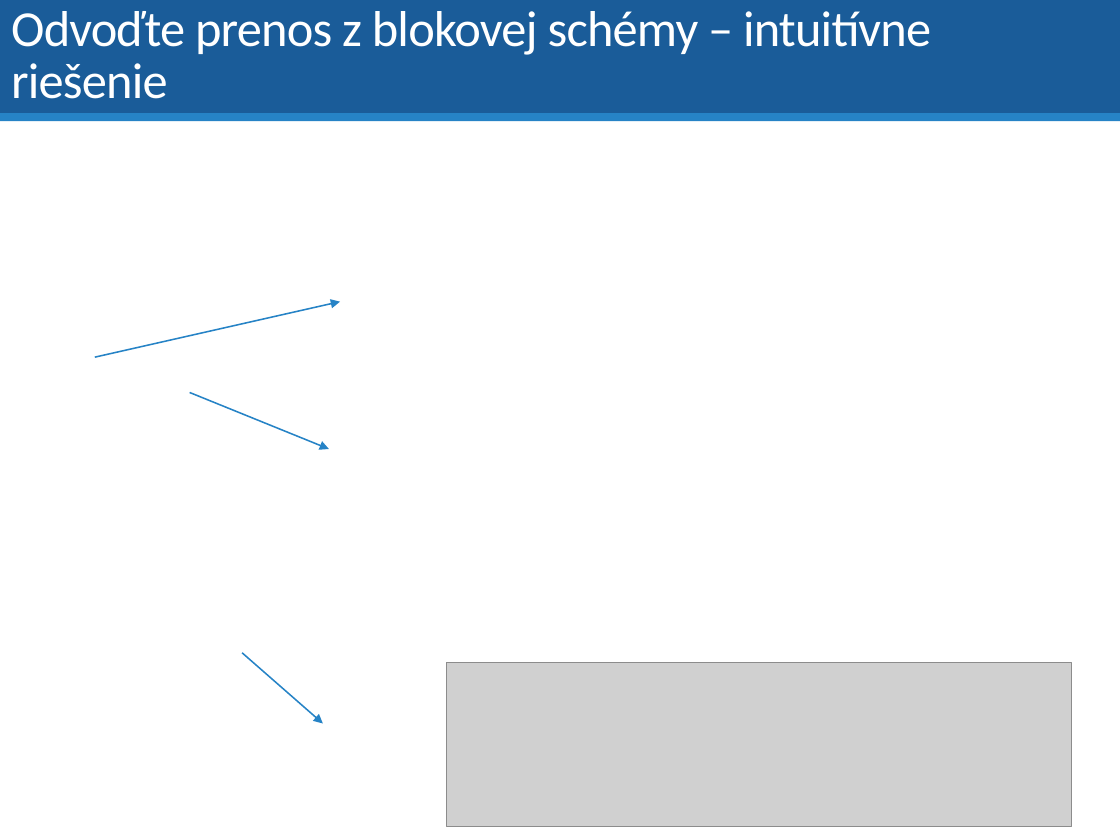
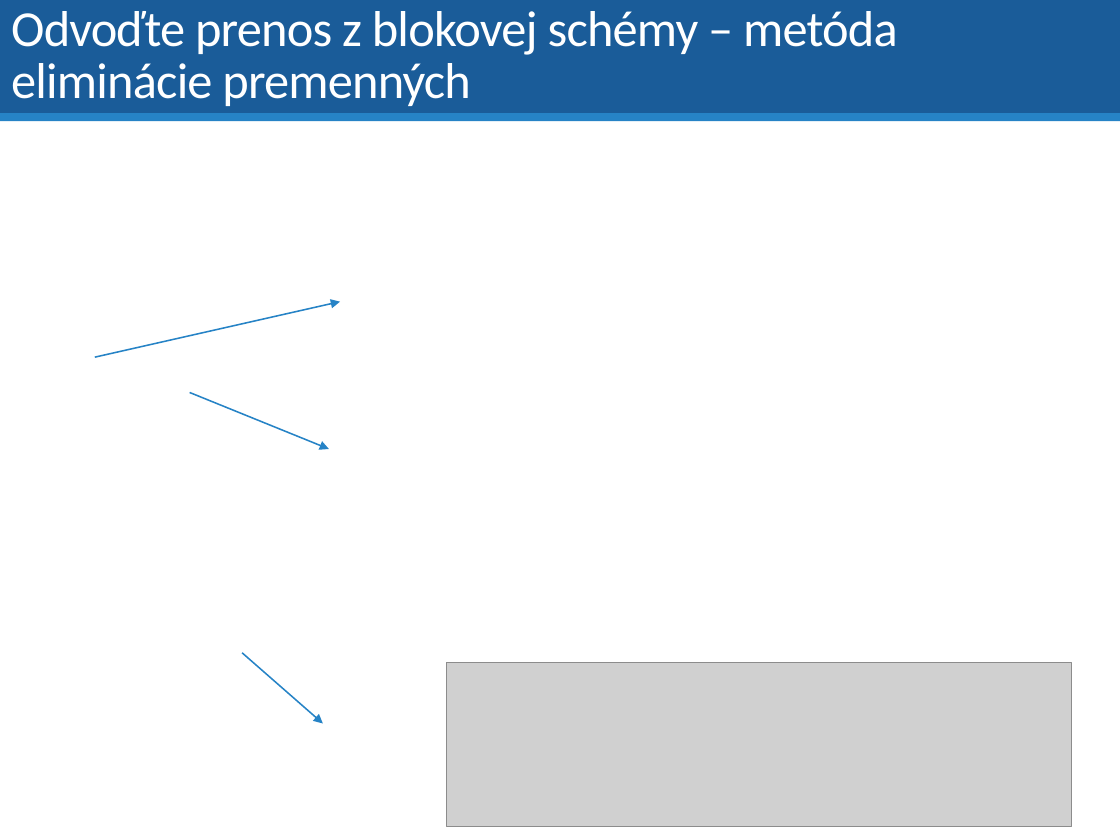
Before and after one commit to dodekm/TeamProjektKybernetika, a slide deck: slide 50 of Nove prednasky/P01_dynamika_dif_rovnice_LPT_prenosova_funkcia_modelovanie.pptx. Drawn at 1120x840 pixels with LibreOffice and Linux fonts; fonts in the diff are those of the drawing; grey boxes stand for pictures. Boxes give left, top, right and bottom in pixels: in the first picture for what was removed or moved away, otherwise in the second. Text is boxed around its words. In the diff, an @@ line names an element or a change of style, - is before the commit and + after.

```diff
--- a/Nove prednasky/P01_dynamika_dif_rovnice_LPT_prenosova_funkcia_modelovanie.pptx
+++ b/Nove prednasky/P01_dynamika_dif_rovnice_LPT_prenosova_funkcia_modelovanie.pptx
@@ title at (11, 11, 898, 106): text changed @@
-Odvoďte prenos z blokovej schémy – intuitívne riešenie
+Odvoďte prenos z blokovej schémy – metóda eliminácie premenných
```
Also in this commit, not shown: 2 other slides changed, 2 slides added, 1 other file.
